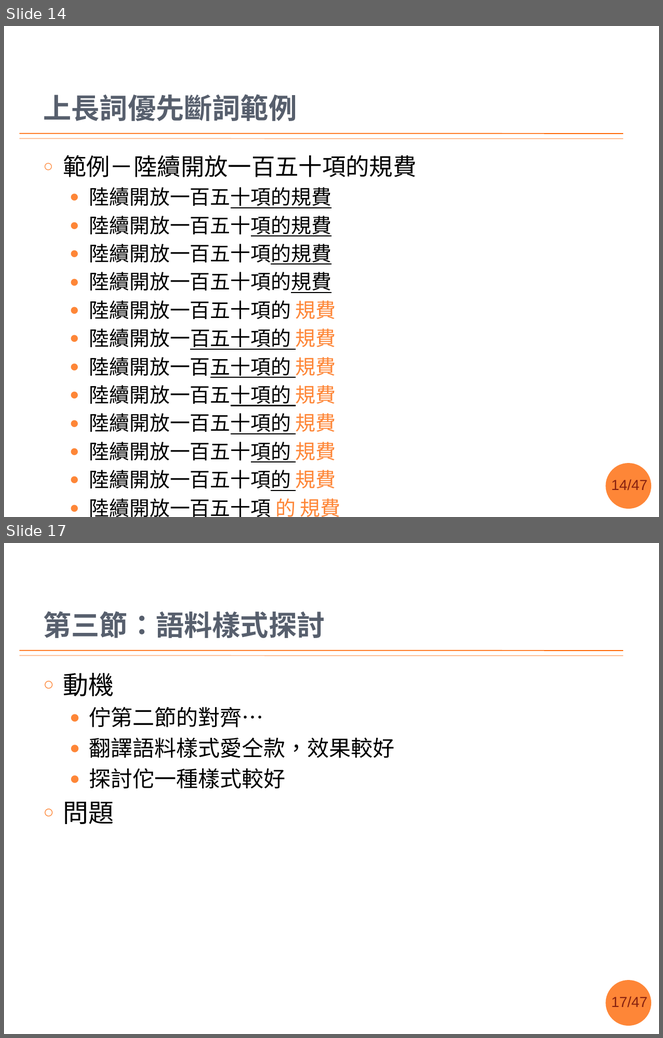
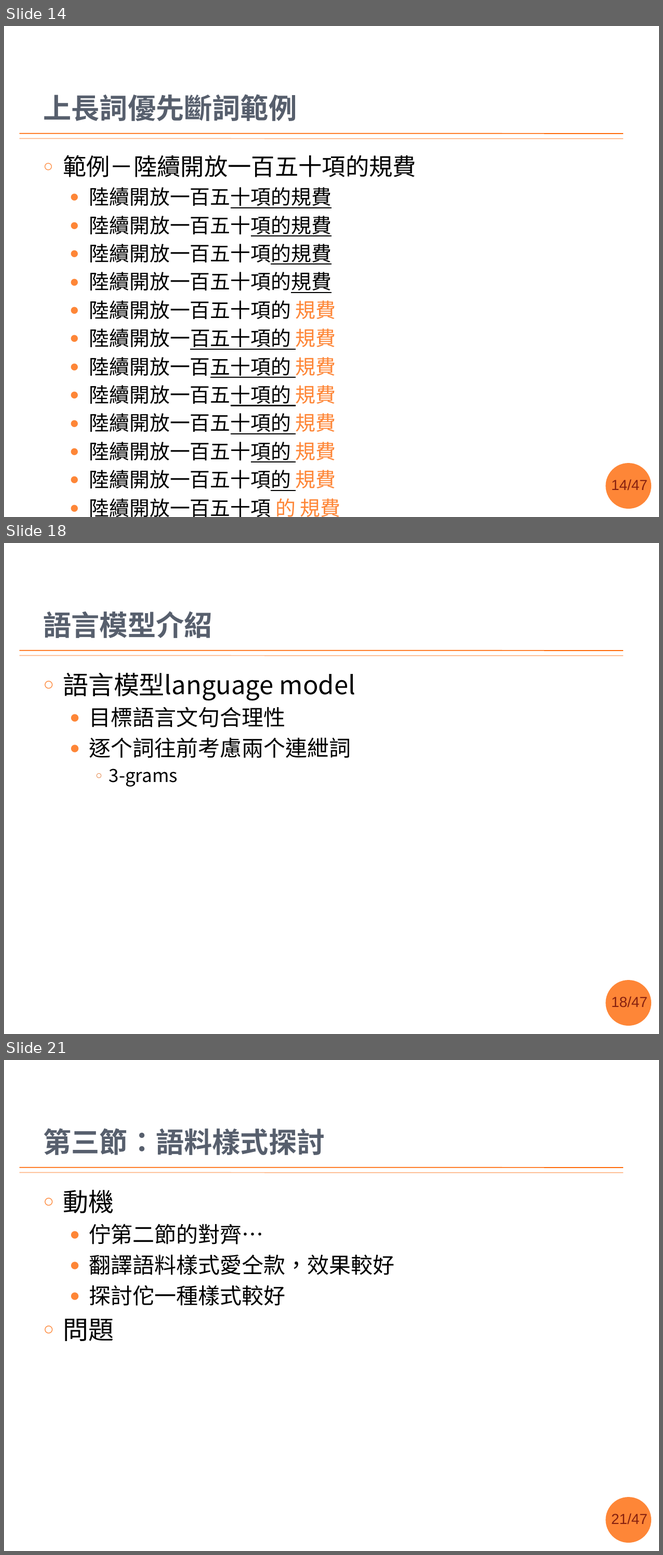
Before and after one commit to sih4sing5hong5/po3-ko3_tau5-iann2-phinn3, a slide deck: 翻譯報告.pptx. Shown one above the other, each under a label of ours: slides 14 and 17 before the commit, slides 14, 18 and 21 after it; the slides between them are not shown. The pictures are 663x1038 and 663x1555 pixels, drawn with LibreOffice and Linux fonts; fonts in the diff are those of the drawing; background and template pictures are left out. Boxes give left, top, right and bottom in pixels: in the first picture for what was removed or moved away, otherwise in the second. Text is boxed around its words. In the diff, an @@ line names an element or a change of style, - is before the commit and + after.

Commit message:
對齊模型的介紹差不多矣 丞宏

```diff
--- a/翻譯報告.pptx
+++ b/翻譯報告.pptx
@@ slide 18 added at [4, 543, 659, 1034], background #FFFFFF; not listed: 4 template elements that a slide beside it also shows @@
@@ title added at [43, 611, 212, 638], 31 pt, text #575F6D, bold @@
+語言模型介紹
@@ text added at [63, 672, 356, 787], 24 pt, text #000000 @@
+○ 語言模型language model
+  ● 目標語言文句合理性
+  ● 逐个詞往前考慮兩个連紲詞
+    ○ 3-grams
@@ what was slide 17 is now slide 21 @@
@@ page number at [611, 1514, 648, 1524]: text changed @@
-17/47
+21/47
```
Also in this commit, not shown: 1 slide changed, 3 other slides added.
